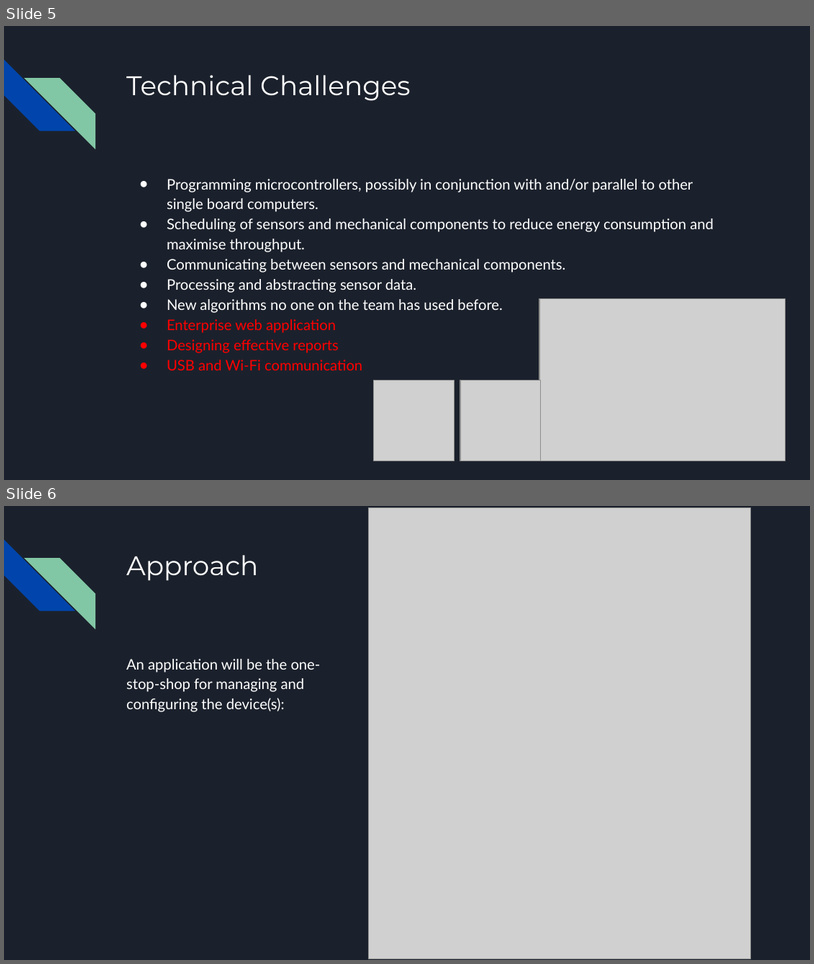
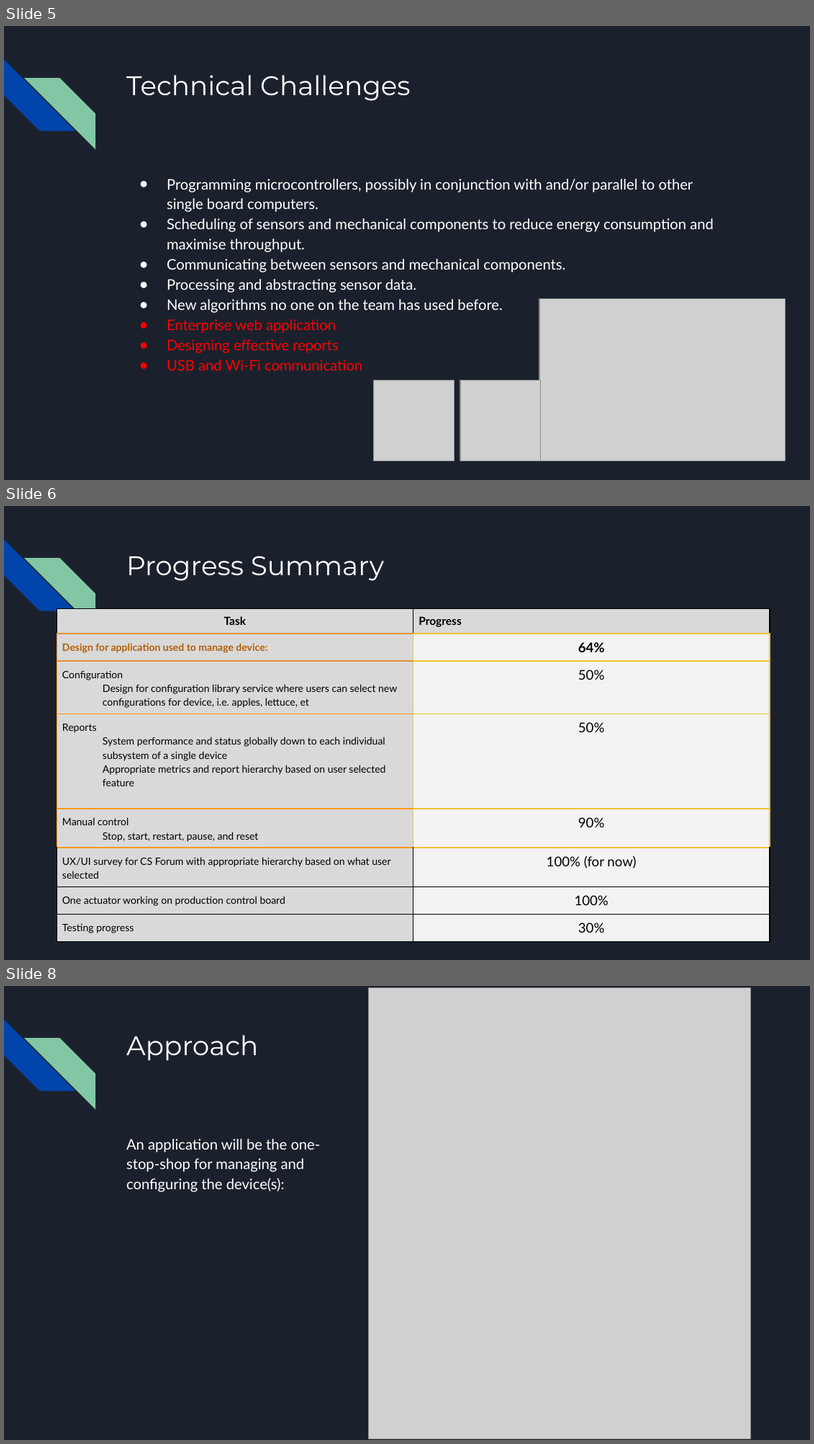
Before and after one commit to killsap/automated-multi-cycle-farming-in-space-website, a slide deck: docs/ProjectPlanPresentation2ndSemester.pptx. Shown one above the other, each under a label of ours: slides 5 and 6 before the commit, slides 5, 6 and 8 after it; the slides between them are not shown. The pictures are 814x964 and 814x1444 pixels, drawn with LibreOffice and Linux fonts; fonts in the diff are those of the drawing; grey boxes stand for pictures. Boxes give left, top, right and bottom in pixels: in the first picture for what was removed or moved away, otherwise in the second. Text is boxed around its words. In the diff, an @@ line names an element or a change of style, - is before the commit and + after.

```diff
--- a/docs/ProjectPlanPresentation2ndSemester.pptx
+++ b/docs/ProjectPlanPresentation2ndSemester.pptx
@@ slide 6 added at (4,506,810,960), background #1B212C; not listed: 2 template elements that a slide beside it also shows @@
@@ title added at (126,556,384,581), 24 pt, text #FFFFFF @@
+Progress Summary
@@ table added at (57,608,769,936), 8 rows, 2 columns @@
+Task | Progress
+Design for application used to manage device: | 64%
+Configuration / Design for configuration library service where users can select new configurations for device, i.e. apples, lettuce, et | 50%
+Reports / System performance and status globally down to each individual subsystem of a single device / Appropriate metrics and report hierarchy based on user selected feature | 50%
+Manual control / Stop, start, restart, pause, and reset | 90%
+UX/UI survey for CS Forum with appropriate hierarchy based on what user selected | 100% (for now)
+One actuator working on production control board | 100%
+Testing progress | 30%
@@ what was slide 6 is now slide 8 @@
```
Also in this commit, not shown: 1 other slide added, 1 other file.
